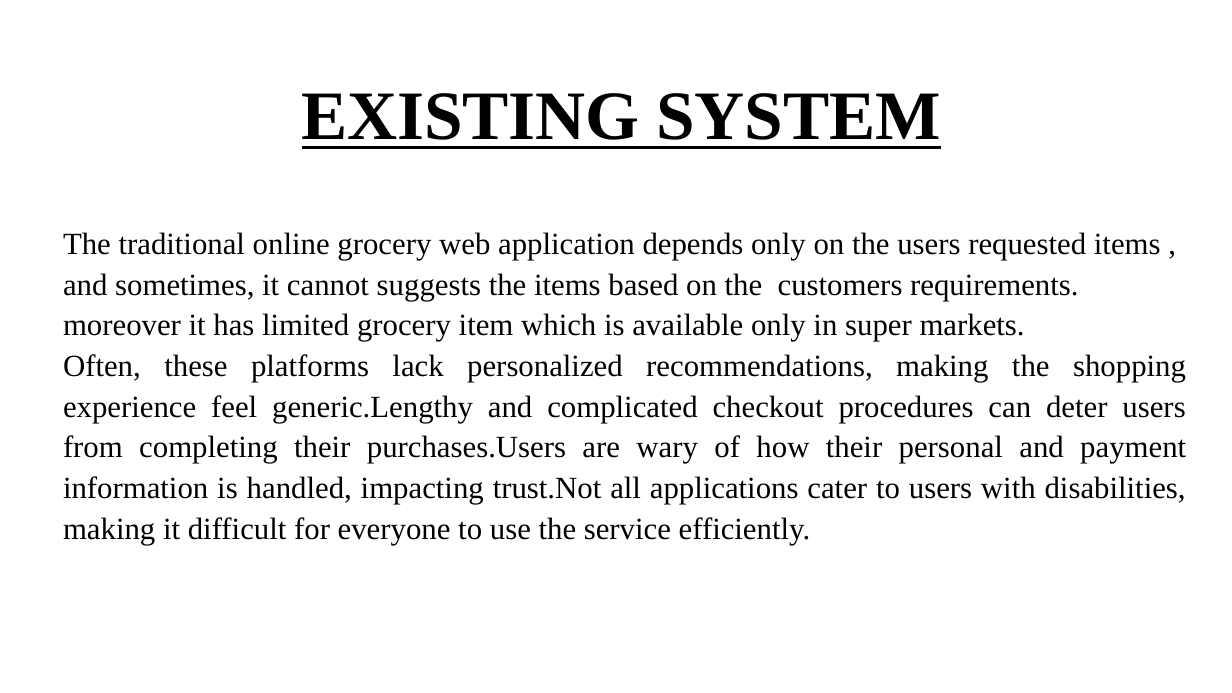
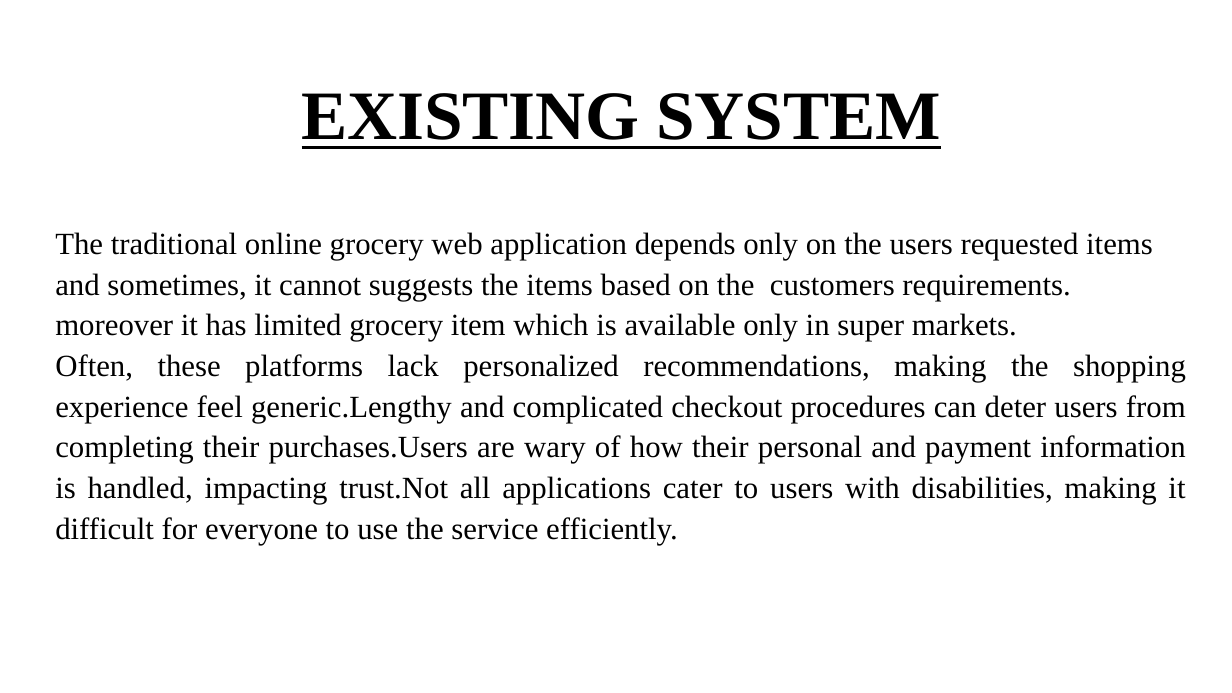
Before and after one commit to saisakthivel/MongoDB_MERNstack, a slide deck: slide 4 of GROCERY WEB APP 1.pptx. Drawn at 1232x693 pixels with LibreOffice and Linux fonts; fonts in the diff are those of the drawing. Boxes give left, top, right and bottom in pixels: in the first picture for what was removed or moved away, otherwise in the second. Text is boxed around its words. In the diff, an @@ line names an element or a change of style, - is before the commit and + after.

```diff
--- a/GROCERY WEB APP 1.pptx
+++ b/GROCERY WEB APP 1.pptx
@@ text "The traditional online grocery web ..." moved from (x1=63, y1=232, x2=1186, y2=545) to (x1=55, y1=232, x2=1186, y2=545) @@
@@ text at (x1=55, y1=232, x2=1153, y2=260): text changed @@
-The traditional online grocery web application depends only on the users requested items ,
+The traditional online grocery web application depends only on the users requested items
```
Also in this commit, not shown: 4 other slides changed.
